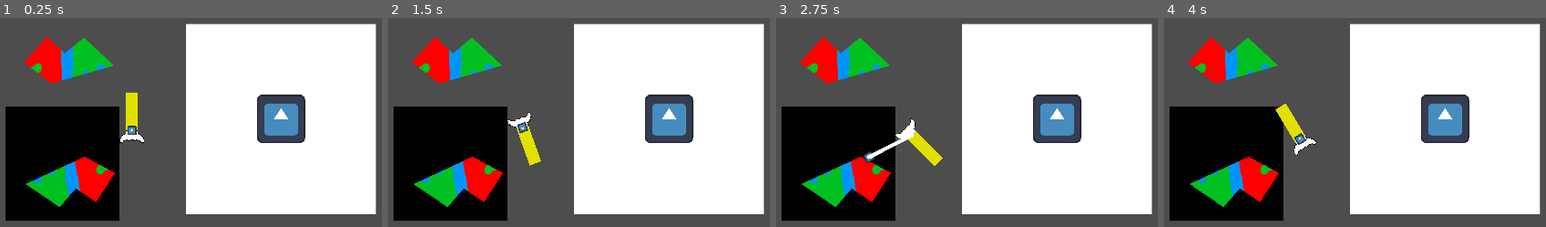
Above: before the commit, frames 1-4 (left to right).
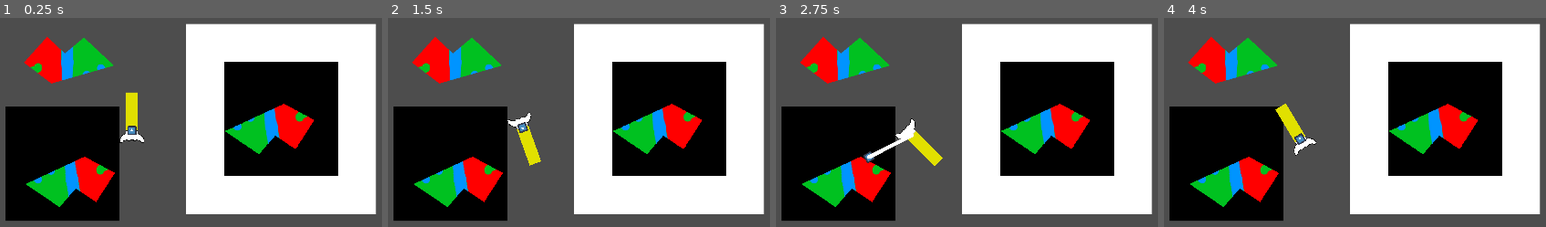
Above: after the commit, the same moments.

Repository: CWmain/SpaceJunkGame
Game: Godot game, scene res://Objects/Test_Scene.tscn
Two runs of this game, one before a commit and one after it. Both use one fixed random seed, a clock stepped at 60 frames per second and the inputs below. The engine's default icon, where the game draws it, is replaced by a stand-in: a white triangle on a blue panel in a dark square.
Inputs (mouse positions are in pixels of both pictures, inside the frame that each line leads up to):
- Up to frame 1 (0.25 s): no input
- Up to frame 2 (1.5 s): tap Enter at 0.5 s; move the mouse to (720, 145) at 0.52 s; hold D (TurnRight) from 0.53 s (still down); click (720, 145) at 0.6 s; tap W (Accelerate) at 0.77 s; move the mouse to (414, 187) at 1.27 s; tap S (Stop) at 1.35 s
- Up to frame 3 (2.75 s): tap W (Accelerate) at 1.52 s; move the mouse to (1020, 76) at 2.02 s; release D (TurnRight) at 2.03 s; hold A (TurnLeft) from 2.03 s (still down); tap T (Tether) at 2.1 s
- Up to frame 4 (4 s): move the mouse to (outside the picture) at 2.77 s; release A (TurnLeft) at 2.78 s; hold D (TurnRight) from 2.78 s (still down); click (outside the picture) at 2.85 s; tap W (Accelerate) at 3.02, 3.77 s; move the mouse to (outside the picture) at 3.52 s; hold S (Stop) from 3.53 s (still down)

The runs differ from the first frame. In frame 1, 16% of the frame differs, in the area x 58-89%, y 20-76%; in frame 2, 16%; in frame 3, 16%; in frame 4, 16%.

Commit message:
Moved the mutex lock to not hold as long, and added improved comments to count function to explain where data is coming from

Diff:
--- a/Objects/collection/collection.gd
+++ b/Objects/collection/collection.gd
@@ -57,12 +57,14 @@
 		pixelCountingMutex.unlock()
 		pixelCountingSemaphore.post()
 
-		#var screenshot = ImageTexture.create_from_image(myImage)
+		var screenshot = ImageTexture.create_from_image(myImage)
 		visualPoly.reparent(ast)
 		visualPoly.position = Vector2(0,0)
-		#text_screen_shot.texture = screenshot
+		text_screen_shot.texture = screenshot
 
-func countRGBPixels():
+## NOTE: Variable passed to countRGBPixels by the imageToCount global variable
+## Threaded function which returns the red, green, blue pixel count of imageToCount
+func countRGBPixels() -> void:
 	while true:
 		pixelCountingSemaphore.wait()
 		pixelCountingMutex.lock()
@@ -71,11 +73,14 @@
 
 		if shouldExit: break
 
+		#Store locally to decrease the time locked
 		pixelCountingMutex.lock()
+		var localImageToCount: Image = imageToCount
+		pixelCountingMutex.unlock()
 		var asteroidMakeUp: Dictionary = {"r":0,"g":0,"b":0}
 		for i in range(0,300):
 			for j in range(0,300):
-				var testColor : Color = imageToCount.get_pixel(i,j)
+				var testColor : Color = localImageToCount.get_pixel(i,j)
 				if (cmpColors(red,testColor)):
 					asteroidMakeUp["r"] += 1
 				if (cmpColors(green,testColor)):
@@ -85,7 +90,6 @@
 
 		for key in asteroidMakeUp.keys():
 			print(key, ": ", asteroidMakeUp[key])
-		pixelCountingMutex.unlock()
 
 func printAllPixels(myImage: Image):
 	var dict = {}
